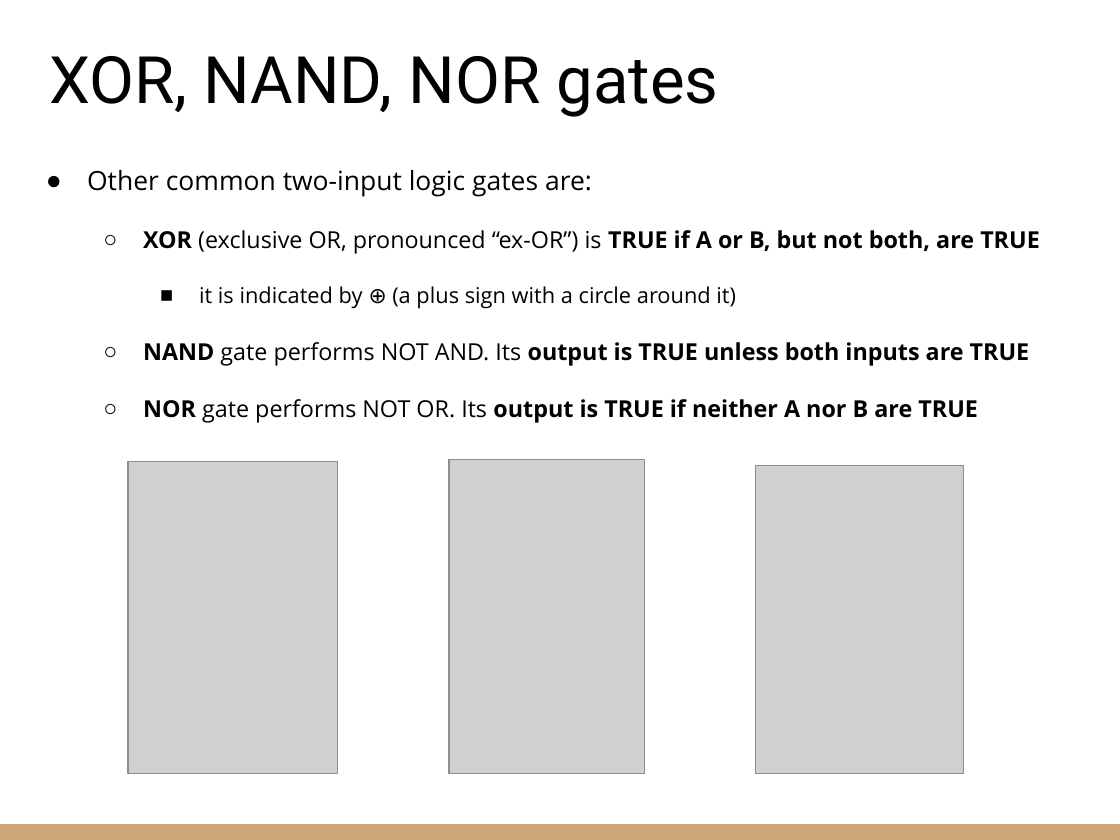
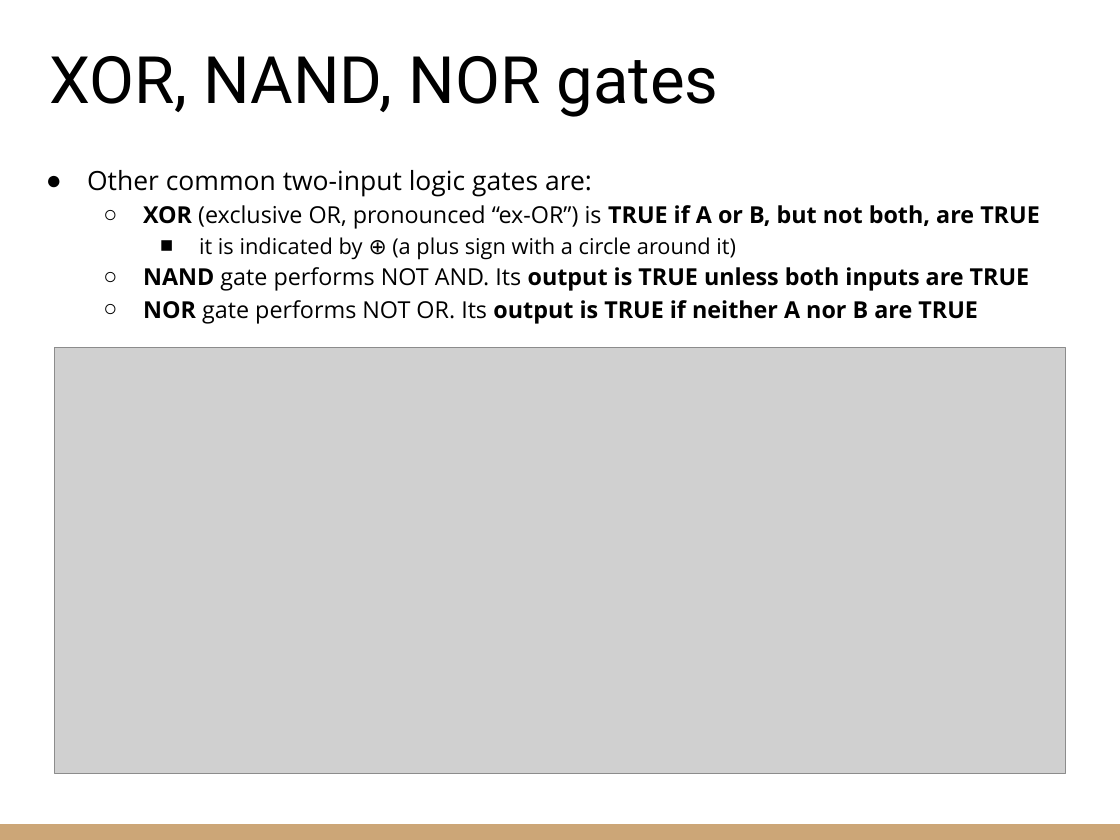
Before and after one commit to riccardoberta/esd, a slide deck: slide 8 of 03 - Logic Gates and Circuits/slides.pptx (slide 9 before the commit). Drawn at 1120x840 pixels with LibreOffice and Linux fonts; fonts in the diff are those of the drawing; grey boxes stand for pictures. Boxes give left, top, right and bottom in pixels: in the first picture for what was removed or moved away, otherwise in the second. Text is boxed around its words. In the diff, an @@ line names an element or a change of style, - is before the commit and + after.

Commit message:
Logic gates and circuits

```diff
--- a/03 - Logic Gates and Circuits/slides.pptx
+++ b/03 - Logic Gates and Circuits/slides.pptx
@@ text at (x1=143, y1=205, x2=1040, y2=324): less space between paragraphs @@
@@ picture added at (x1=55, y1=347, x2=1065, y2=773) @@
@@ picture removed at (x1=128, y1=461, x2=337, y2=774) @@
@@ picture removed at (x1=449, y1=459, x2=644, y2=773) @@
@@ picture removed at (x1=756, y1=465, x2=964, y2=773) @@
```
Also in this commit, not shown: 10 other slides changed, 3 slides removed, 5 other files.
